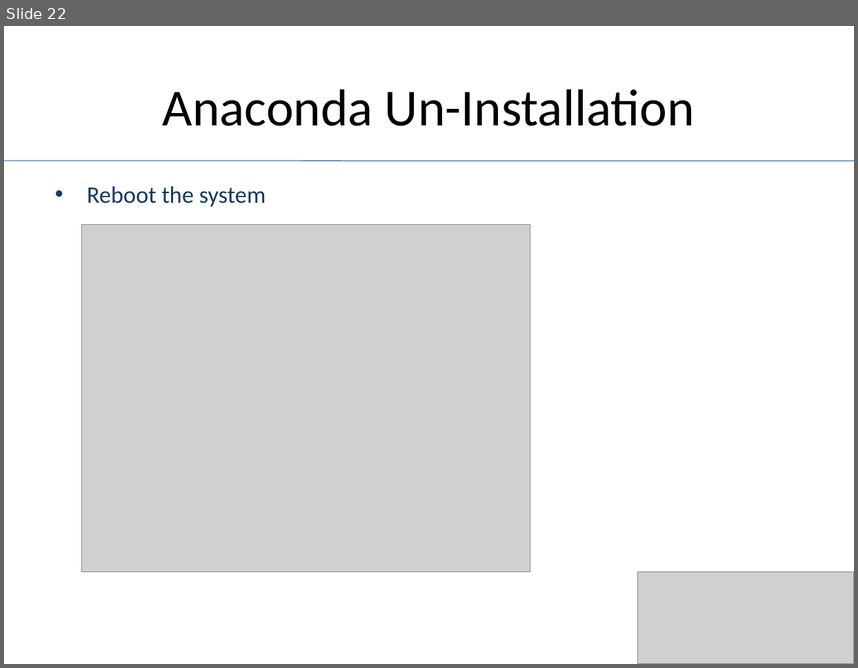
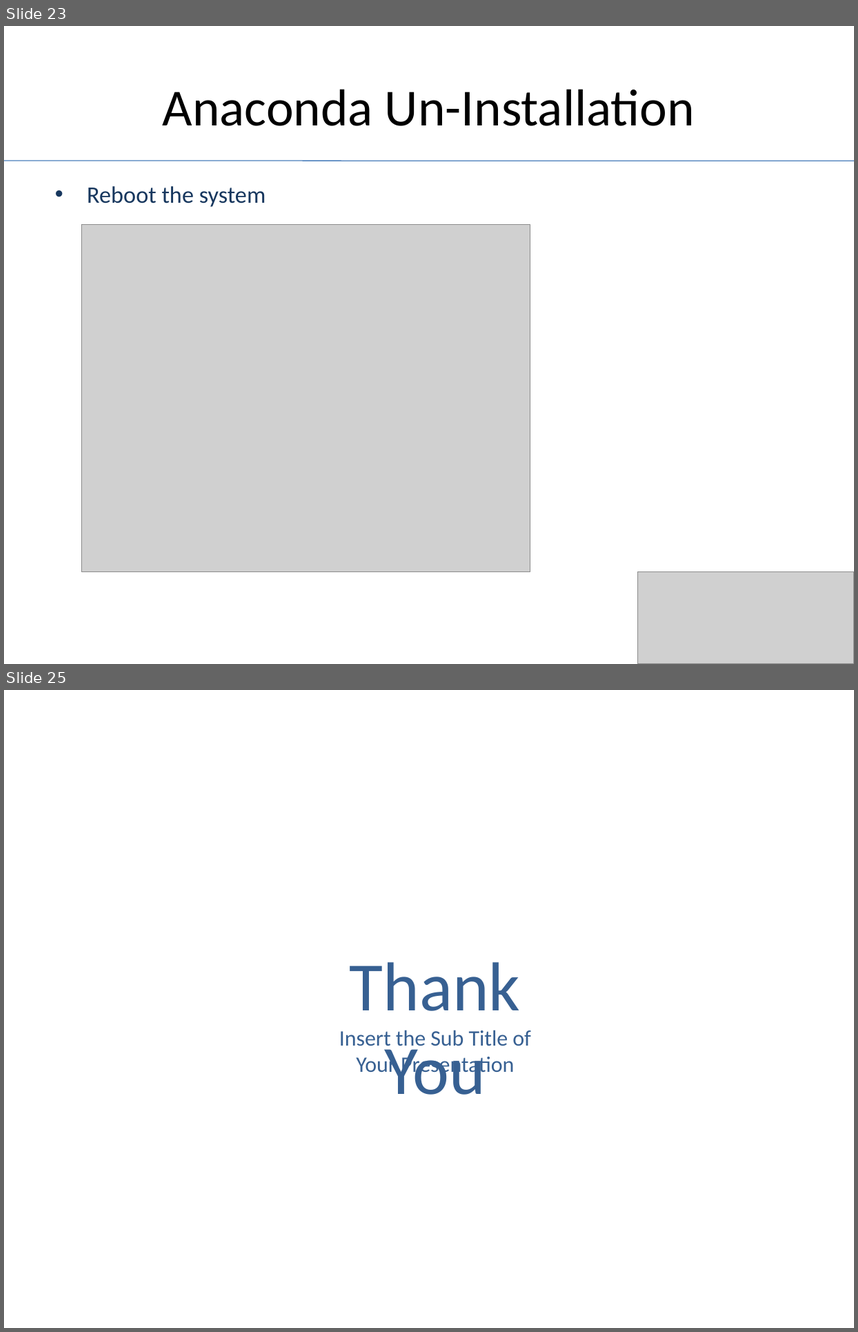
Before and after one commit to aimlearnings/DataScience, a slide deck: Installation.pptx. Shown one above the other, each under a label of ours: slide 22 before the commit, slides 23 and 25 after it; the slides between them are not shown. The pictures are 858x668 and 858x1332 pixels, drawn with LibreOffice and Linux fonts; fonts in the diff are those of the drawing; grey boxes stand for pictures; background and template pictures are left out. Boxes give left, top, right and bottom in pixels: in the first picture for what was removed or moved away, otherwise in the second. Text is boxed around its words. In the diff, an @@ line names an element or a change of style, - is before the commit and + after.

```diff
--- a/Installation.pptx
+++ b/Installation.pptx
@@ slide 25 added at <box>4,690,854,1328</box>, background picture (left out) @@
@@ text added at <box>350,962,521,1094</box>, 58.7 pt, text #376092 @@
+Thank You
@@ text added at <box>339,1029,531,1077</box>, 18.7 pt, text #376092 @@
+Insert the Sub Title of
+Your Presentation
@@ what was slide 22 is now slide 23 @@
```
Also in this commit, not shown: 2 slides changed, 2 other slides added, 5 other files.
